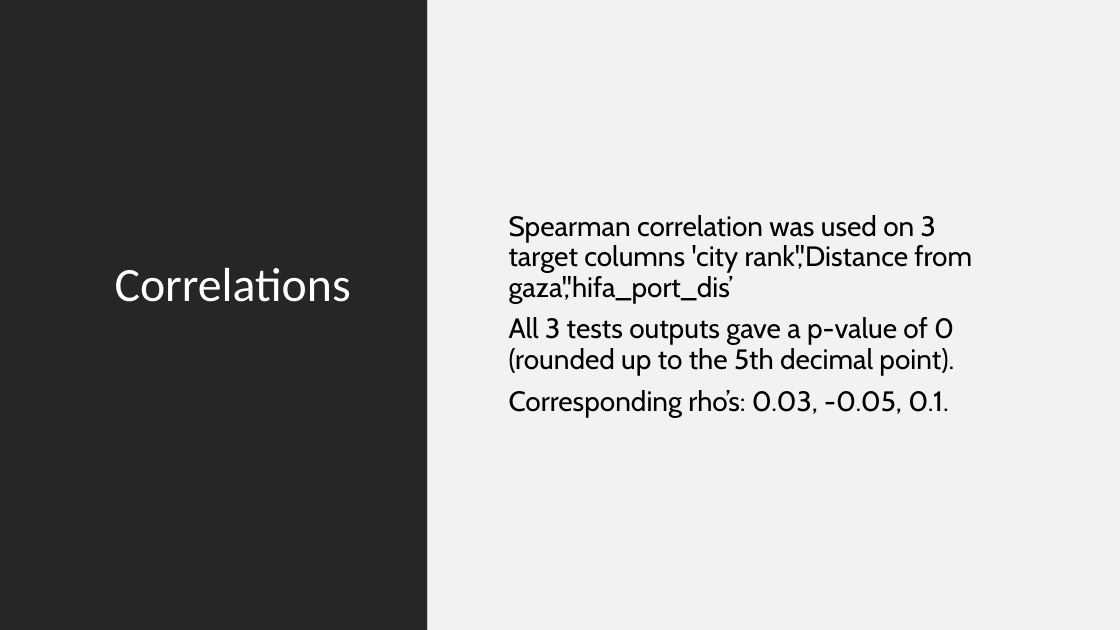
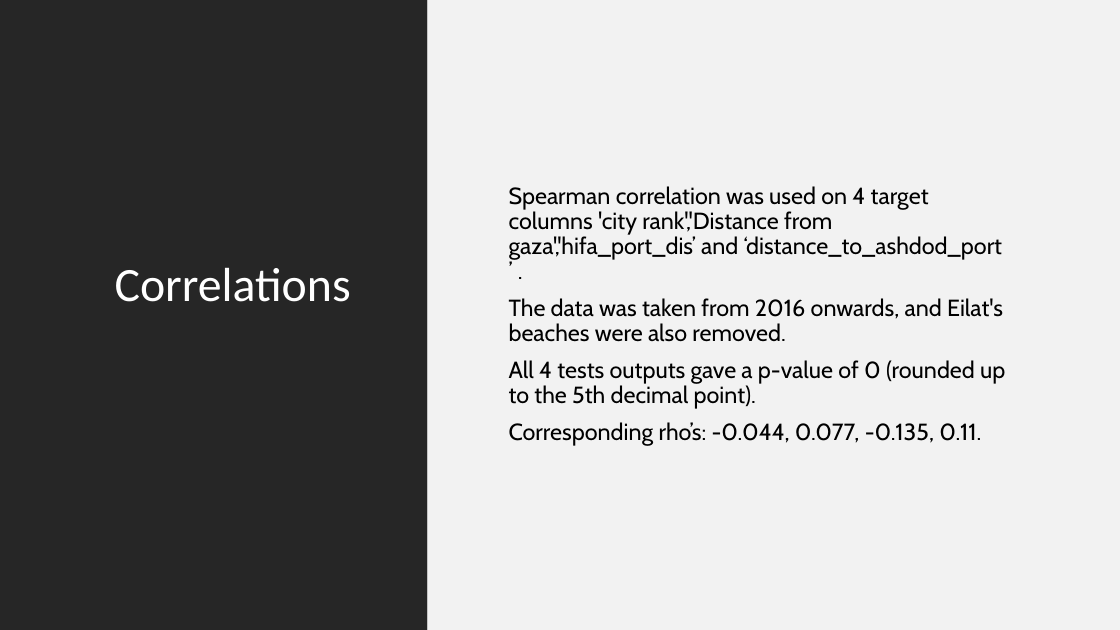
Before and after one commit to LiaCohn/clean-coasts, a slide deck: slide 1 of statistics/statistics conclusions.pptx. Drawn at 1120x630 pixels with LibreOffice and Linux fonts; fonts in the diff are those of the drawing. Boxes give left, top, right and bottom in pixels: in the first picture for what was removed or moved away, otherwise in the second. Text is boxed around its words. In the diff, an @@ line names an element or a change of style, - is before the commit and + after.

```diff
--- a/statistics/statistics conclusions.pptx
+++ b/statistics/statistics conclusions.pptx
@@ subtitle at (509, 186, 1005, 446): text changed; size 24 to 20 pt @@
-Spearman correlation was used on 3 target columns 'city rank','Distance from gaza','hifa_port_dis’
-All 3 tests outputs gave a p-value of 0 (rounded up to the 5th decimal point).
-Corresponding rho’s: 0.03, -0.05, 0.1.
+Spearman correlation was used on 4 target columns 'city rank','Distance from gaza','hifa_port_dis’ and ‘distance_to_ashdod_port ’ .
+The data was taken from 2016 onwards, and Eilat's beaches were also removed.
+All 4 tests outputs gave a p-value of 0 (rounded up to the 5th decimal point).
+Corresponding rho’s: -0.044, 0.077, -0.135, 0.11.
```
Also in this commit, not shown: 3 other slides changed, 1 slide removed, 4 other files.
